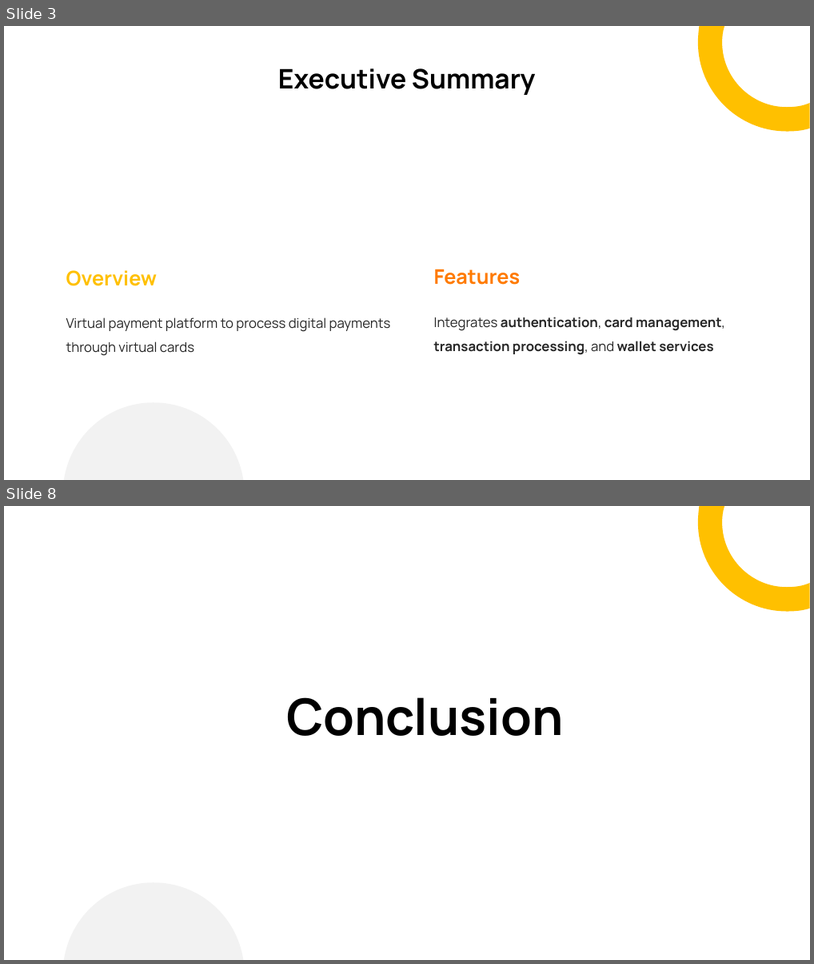
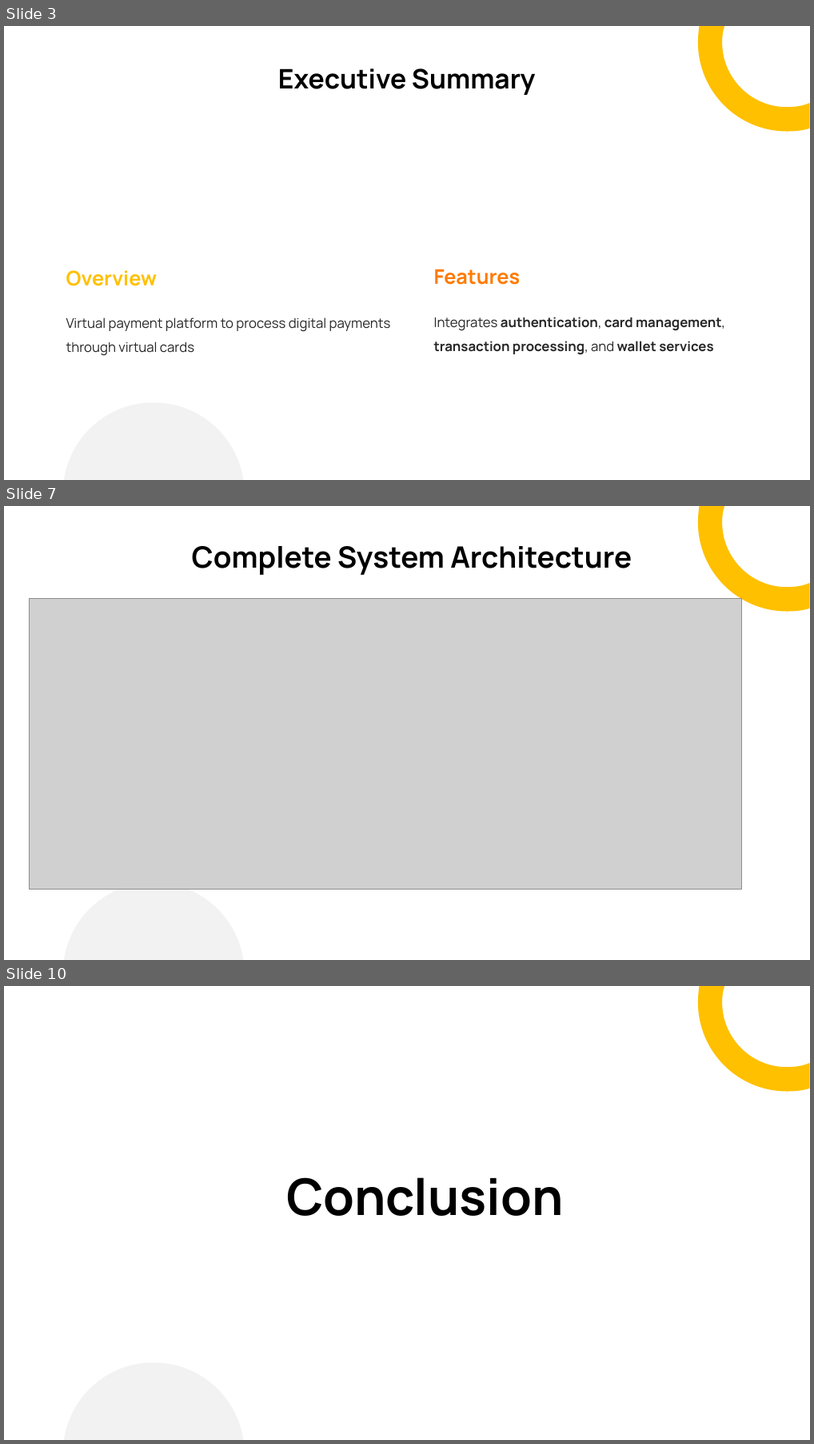
Before and after one commit to SamanthaNK/software-architecture-2025-2026, a slide deck: LAB1/Virtual Payment Platform System Architecture Overview.pptx. Shown one above the other, each under a label of ours: slides 3 and 8 before the commit, slides 3, 7 and 10 after it; the slides between them are not shown. The pictures are 814x964 and 814x1444 pixels, drawn with LibreOffice and Linux fonts; fonts in the diff are those of the drawing; grey boxes stand for pictures. Boxes give left, top, right and bottom in pixels: in the first picture for what was removed or moved away, otherwise in the second. Text is boxed around its words. In the diff, an @@ line names an element or a change of style, - is before the commit and + after.

```diff
--- a/LAB1/Virtual Payment Platform System Architecture Overview.pptx
+++ b/LAB1/Virtual Payment Platform System Architecture Overview.pptx
@@ slide 7 added at bbox=[4, 506, 810, 960], background #FFFFFF; not listed: 2 template elements that a slide beside it also shows @@
@@ text added at bbox=[192, 546, 632, 575], 35 pt, text #000000, bold @@
+Complete System Architecture
@@ picture added at bbox=[30, 599, 742, 889] @@
@@ what was slide 8 is now slide 10 @@
```
Also in this commit, not shown: 1 slide changed, 4 other slides added, 3 slides removed.
